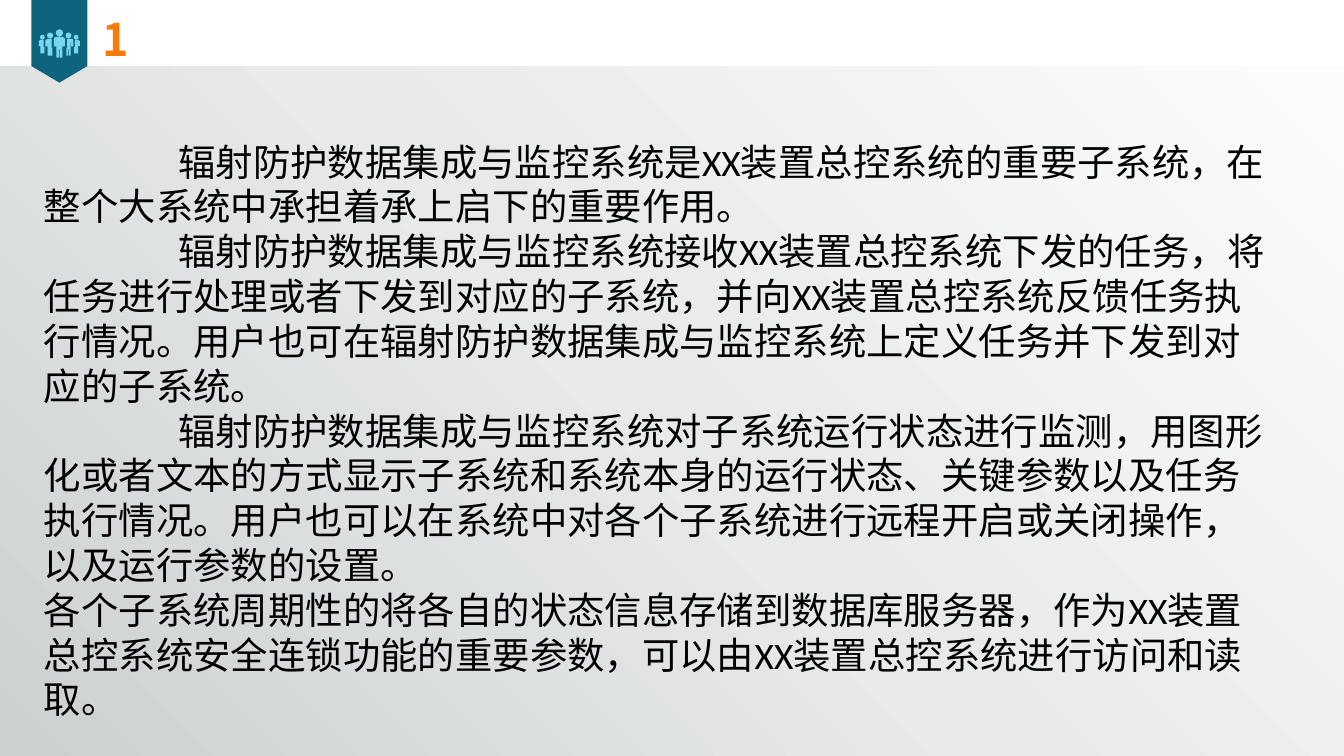
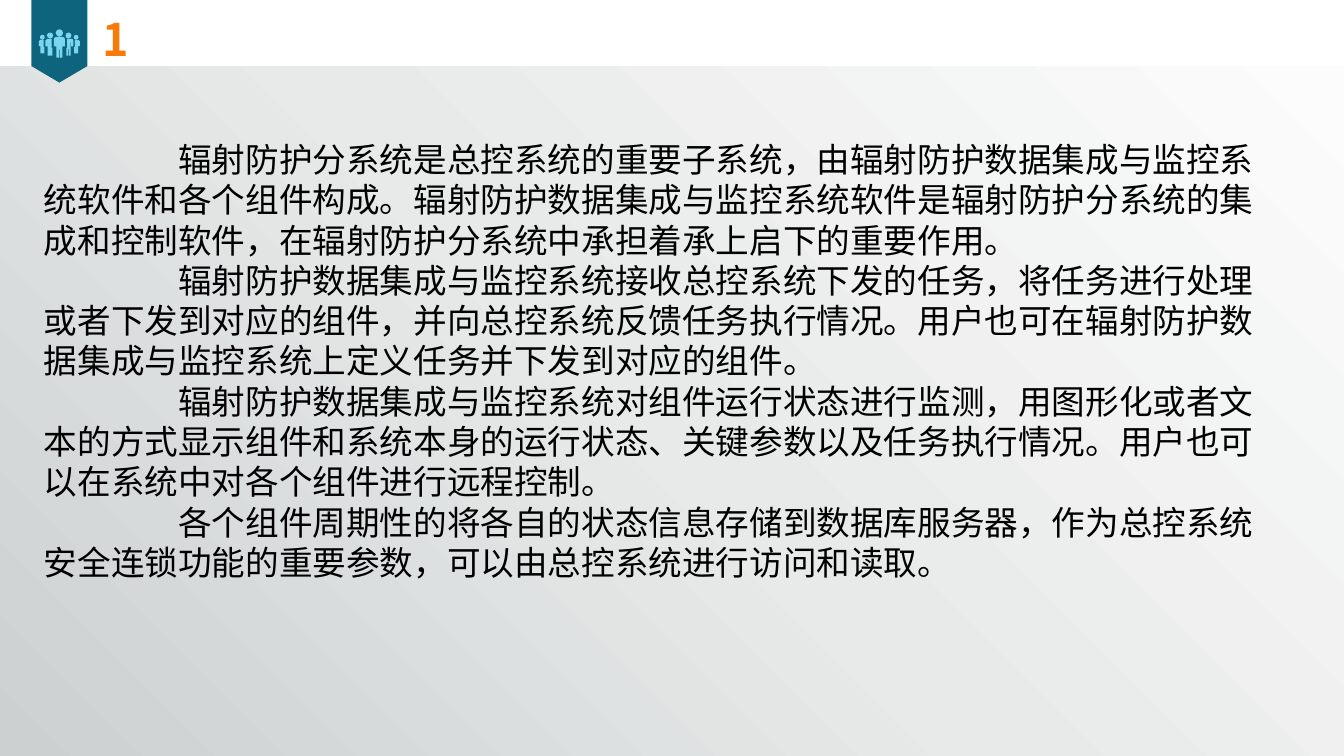
Before and after one commit to xiechongzhu/RadiationSystem, a slide deck: slide 3 of 项目文档/需求/辐射防护数据集成与监控系统软件需求分析报告.pptx (slide 4 before the commit). Drawn at 1344x756 pixels with LibreOffice and Linux fonts; fonts in the diff are those of the drawing; background and template pictures are left out. Boxes give left, top, right and bottom in pixels: in the first picture for what was removed or moved away, otherwise in the second. Text is boxed around its words. In the diff, an @@ line names an element or a change of style, - is before the commit and + after.

```diff
--- a/项目文档/需求/辐射防护数据集成与监控系统软件需求分析报告.pptx
+++ b/项目文档/需求/辐射防护数据集成与监控系统软件需求分析报告.pptx
@@ text at (44, 143, 1254, 579): text changed; size 20 to 18 pt @@
-辐射防护数据集成与监控系统是XX装置总控系统的重要子系统，在整个大系统中承担着承上启下的重要作用。
-辐射防护数据集成与监控系统接收XX装置总控系统下发的任务，将任务进行处理或者下发到对应的子系统，并向XX装置总控系统反馈任务执行情况。用户也可在辐射防护数据集成与监控系统上定义任务并下发到对应的子系统。
-辐射防护数据集成与监控系统对子系统运行状态进行监测，用图形化或者文本的方式显示子系统和系统本身的运行状态、关键参数以及任务执行情况。用户也可以在系统中对各个子系统进行远程开启或关闭操作，以及运行参数的设置。
-各个子系统周期性的将各自的状态信息存储到数据库服务器，作为XX装置总控系统安全连锁功能的重要参数，可以由XX装置总控系统进行访问和读取。
+辐射防护分系统是总控系统的重要子系统，由辐射防护数据集成与监控系统软件和各个组件构成。辐射防护数据集成与监控系统软件是辐射防护分系统的集成和控制软件，在辐射防护分系统中承担着承上启下的重要作用。
+辐射防护数据集成与监控系统接收总控系统下发的任务，将任务进行处理或者下发到对应的组件，并向总控系统反馈任务执行情况。用户也可在辐射防护数据集成与监控系统上定义任务并下发到对应的组件。
+辐射防护数据集成与监控系统对组件运行状态进行监测，用图形化或者文本的方式显示组件和系统本身的运行状态、关键参数以及任务执行情况。用户也可以在系统中对各个组件进行远程控制。
+各个组件周期性的将各自的状态信息存储到数据库服务器，作为总控系统安全连锁功能的重要参数，可以由总控系统进行访问和读取。
```
Also in this commit, not shown: 3 other slides changed, 17 slides added, 29 slides removed, 15 other files.
